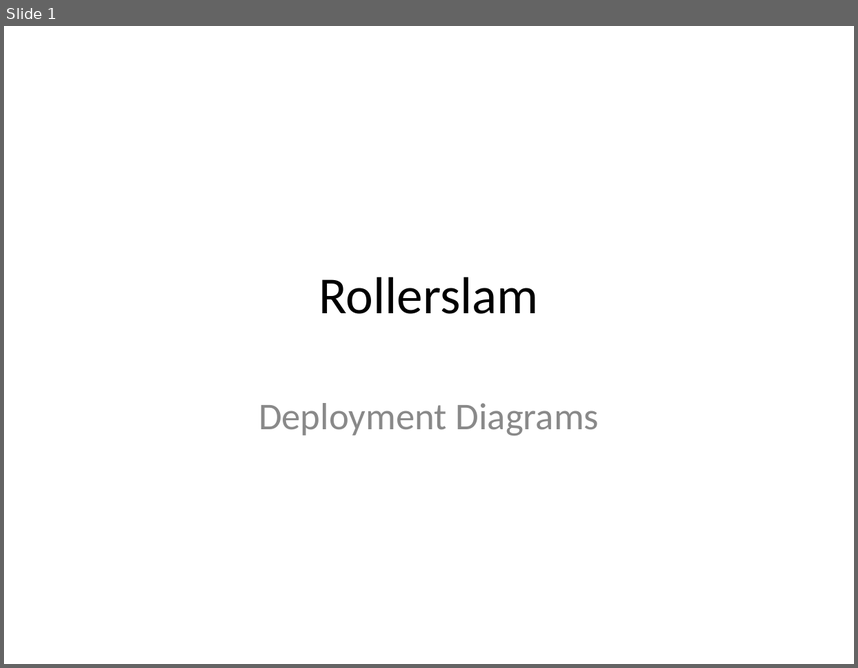
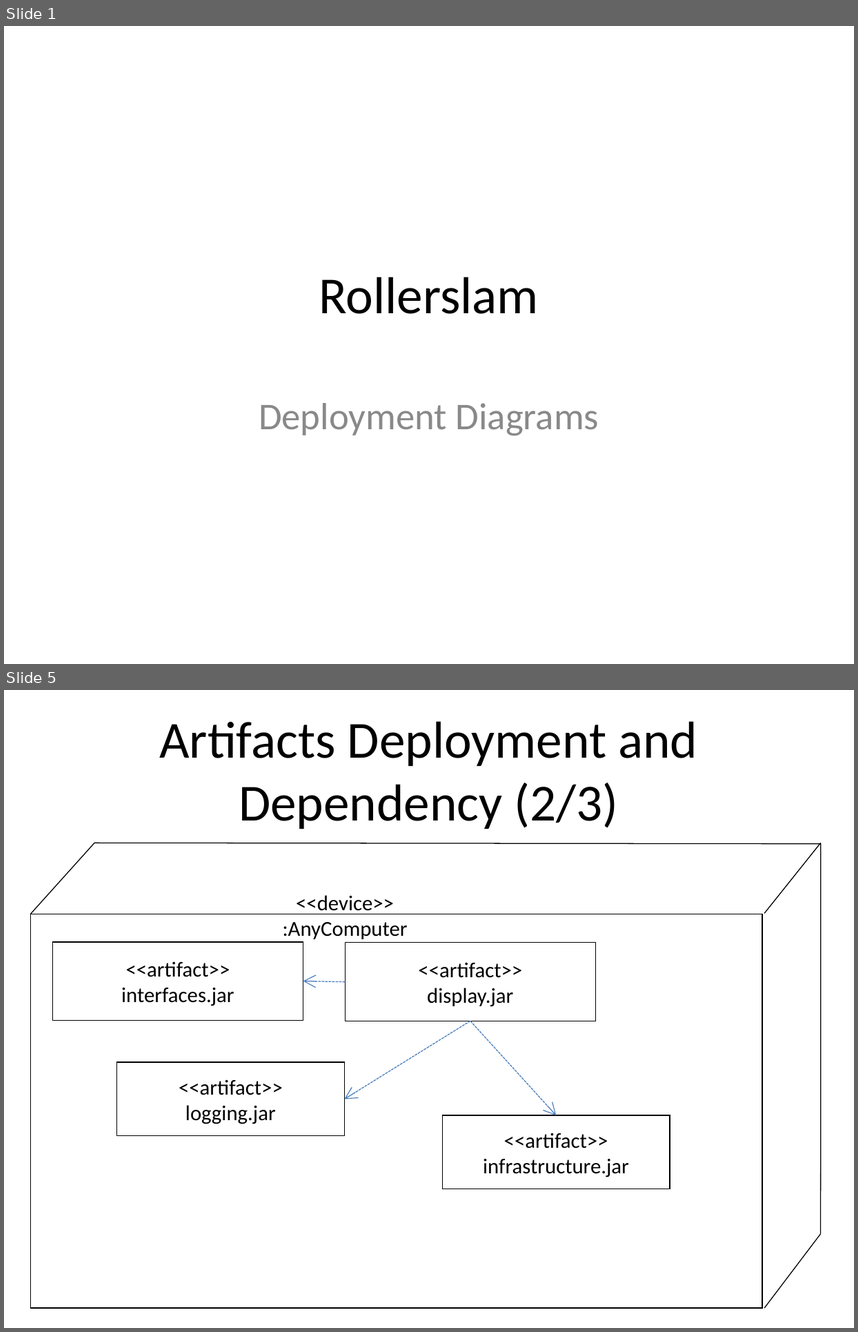
Before and after one commit to krishprince/rollerslam, a slide deck: docs/Deployment_V.0.1.ppt. Shown one above the other, each under a label of ours: slide 1 before the commit, slides 1 and 5 after it; the slides between them are not shown. The pictures are 858x668 and 858x1332 pixels, drawn with LibreOffice and Linux fonts; fonts in the diff are those of the drawing. Boxes give left, top, right and bottom in pixels: in the first picture for what was removed or moved away, otherwise in the second. Text is boxed around its words. In the diff, an @@ line names an element or a change of style, - is before the commit and + after.

Commit message:
Removed display.jar (because it would never get updated); Added a very basic log system... It will be improved as soon as I can. Updated deployment diagram and gui modeling... Including the brand new ServerAdminGui ;) or whatever... Modified Marco Aurelio name on DumpWorldVisitor and RamificationWorldVisitor due to UTF-8 incompatibility, what wouldn't let my netbeans compile the classes.
More coming soon...

Weslei

```diff
--- a/docs/Deployment_V.0.1.ppt
+++ b/docs/Deployment_V.0.1.ppt
@@ slide 5 added at (4,690,854,1328), background #FFFFFF @@
@@ title added at (159,721,697,829), 44 pt, text #000000 @@
+Artifacts Deployment and Dependency (2/3)
@@ text added at (283,895,408,939), 18 pt, text #000000 @@
+<<device>>
+:AnyComputer
@@ rectangle added at (52,942,303,1020), fill #FFFFFF, outline #000000 0.74 pt, 18 pt, text #000000 @@
+<<artifact>>
+interfaces.jar
@@ rectangle added at (345,943,595,1021), fill #FFFFFF, outline #000000 0.74 pt, 18 pt, text #000000 @@
+<<artifact>>
+display.jar
@@ arrow added from (345, 982) to (303, 980), #4A7EBB 0.74 pt dashed @@
@@ arrow added from (470, 1021) to (344, 1099), #4A7EBB 0.74 pt dashed @@
@@ arrow added from (470, 1021) to (557, 1115), #4A7EBB 0.74 pt dashed @@
@@ rectangle added at (117,1063,345,1136), fill #FFFFFF, outline #000000 0.74 pt, 18 pt, text #000000 @@
+<<artifact>>
+logging.jar
@@ rectangle added at (443,1115,671,1189), fill #FFFFFF, outline #000000 0.74 pt, 18 pt, text #000000 @@
+<<artifact>>
+infrastructure.jar
@@ group added at (30,843,821,1308): 5 lines, 1 rectangle @@
```
Also in this commit, not shown: 3 slides changed, 1 other slide added, 11 other files.
